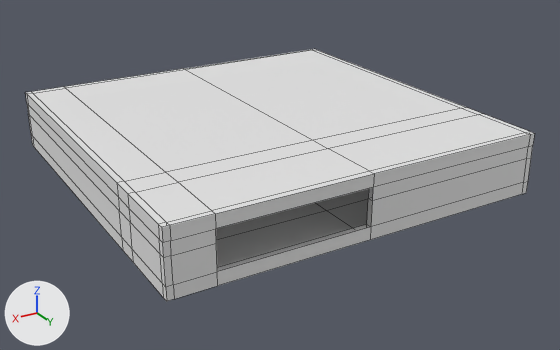
Renders of the Blender file Assets/Models/Blender/Surgery Room 1.blend from each side of a commit.
Before and after are seen from a camera (50 mm lens) standing at (30.4, 53.8, 23.2) and looking at (-0.8, 1.8, -2.8). The axes (+X, +Y, +Z) are drawn at lower left. The lights are the same throughout. Mesh edges are drawn as thin lines.

In view in the first picture: 'Room'.
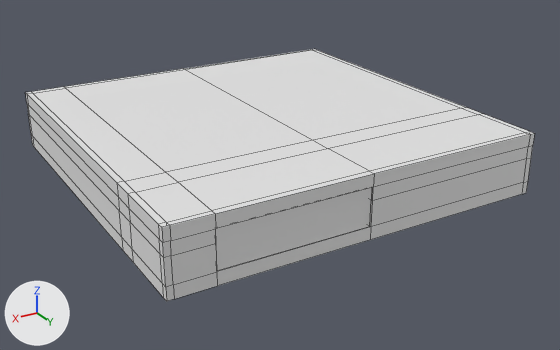
Pixel boxes [x1, y1, x2, y2] of what changed, in the pictures (560 x 350 px):
'Window', added
    after: [216, 188, 372, 270]

What changed in the scene script:
```text
Add me_cube_001:
    me_cube_001.from_pydata([(12.0, 15.3, 9.0), (12.0, 15.2, 9.0), (12.0, 15.3, 3.0), (12.0, 15.2, 3.0), (12.0, 15.2, -9.0), (12.0, 15.3, -9.0), (0.0, 15.2, 9.0), (0.0, 15.3, 9.0), (0.0, 15.3, -9.0), (0.0, 15.2, -9.0), (0.0, 15.2, 3.0), (0.0, 15.3, 3.0)], [], [(6, 10, 9, 4, 3, 1), (7, 0, 2, 5, 8, 11)])
Add ob_window:
    ob_window = bpy.data.objects.new('Window', me_cube_001)
    ob_window.location = (0.0, 0.0, 0.0)
    ob_window.scale = (1.0, 1.0, 0.168)
```
